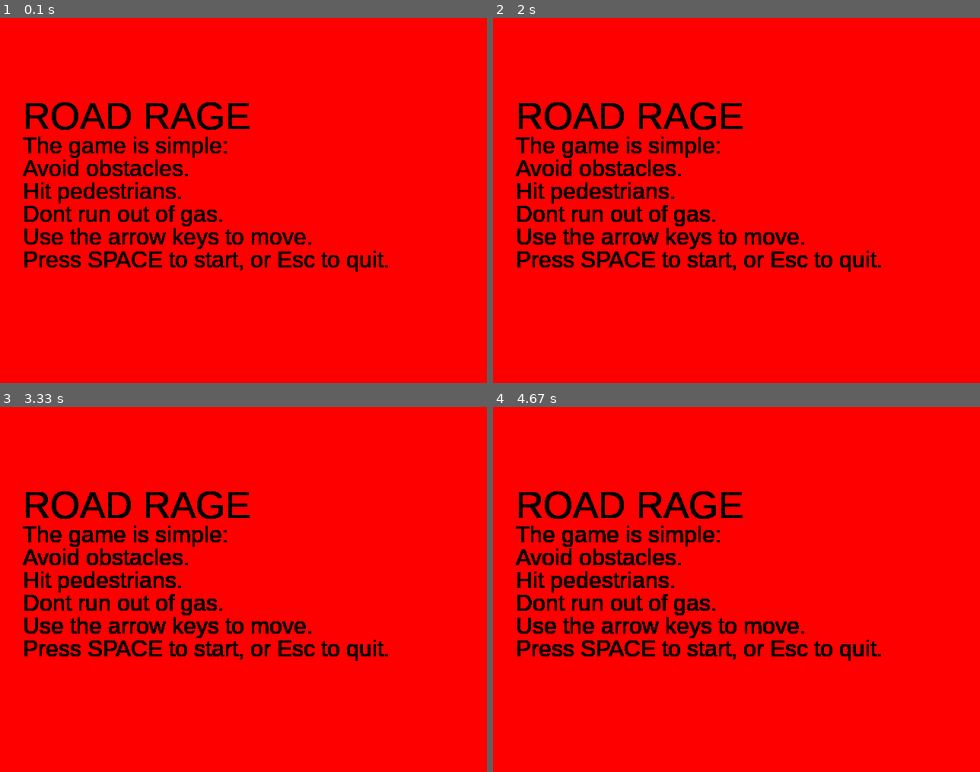
Above: before the commit, frames 1-4 (two rows, left to right).
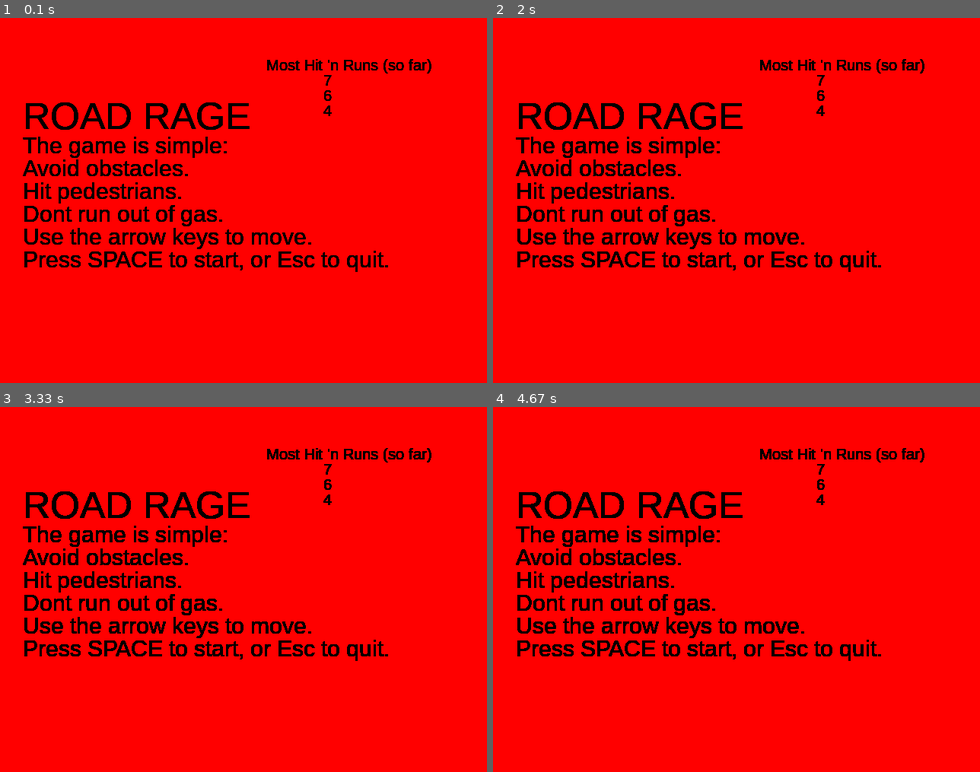
Above: after the commit, the same moments.

Repository: sd18spring/InteractiveProgramming
Game: pygame game, started from game.py
Two runs of this game, one before a commit and one after it. Both use one fixed random seed, a clock stepped at 60 frames per second and the inputs below.
Inputs:
- Up to frame 1 (0.1 s): no input
- Up to frame 2 (2 s): tap Space at 0.33, 1.5 s; hold Right 0.67-1.13 s; hold Up 1.17-1.47 s
- Up to frame 3 (3.33 s): no input
- Up to frame 4 (4.67 s): no input

The runs differ from the first frame. In frame 1, 0.5% of the frame differs, in the area x 54-89%, y 11-27%; in frame 2, 0.5%; in frame 3, 0.5%; in frame 4, 0.5%.

Commit message:
storing high scores

Diff:
--- a/game.py
+++ b/game.py
@@ -4,6 +4,8 @@
 import time
 import numpy
 import random
+import pickle
+from os.path import exists
 
 class Model(object):
     """keeps track of the game state"""
@@ -278,7 +280,7 @@
             if event.key == pygame.K_RIGHT:
                 self.model.player.vx += 1
 
-def main_menu():
+def main_menu(model):
     """Main menu function"""
     #screen
     screen = pygame.display.set_mode((640,480))
@@ -295,6 +297,14 @@
     instruction_surf5 = instruction_font.render('Use the arrow keys to move.',True,(0,0,0))
     instruction_surf6 = instruction_font.render('Press SPACE to start, or Esc to quit.',True,(0,0,0))
 
+    #high score stuff
+    high_scores = extract_high_scores(model)
+    hs_font = pygame.font.SysFont('Arial', 20)
+    hs_title = hs_font.render("Most Hit 'n Runs (so far)",True,(0,0,0))
+    hs_1 = hs_font.render(str(high_scores[0]),True,(0,0,0))
+    hs_2 = hs_font.render(str(high_scores[1]),True,(0,0,0))
+    hs_3 = hs_font.render(str(high_scores[2]),True,(0,0,0))
+
     running = True
     while running:
         screen.blit(title_surf, (30,100))
@@ -304,6 +314,10 @@
         screen.blit(instruction_surf4, (30,240))
         screen.blit(instruction_surf5, (30,270))
         screen.blit(instruction_surf6, (30,300))
+        screen.blit(hs_title, (350,50))
+        screen.blit(hs_1, (425,70))
+        screen.blit(hs_2, (425,90))
+        screen.blit(hs_3, (425,110))
         for event in pygame.event.get():
             if event.type == KEYDOWN:
                 if event.key == pygame.K_ESCAPE:
@@ -314,6 +328,7 @@
 
 def death_screen(model):
     """screen that you see when you die"""
+    store_high_scores(model)
     #screen
     screen = pygame.display.set_mode((640,480))
     screen.fill(pygame.Color(255,0,0))
@@ -324,6 +339,7 @@
     stat_font = pygame.font.SysFont('Arial', 30)
     stat_surf1 = stat_font.render('Pedestrians Hit: '+str(model.player.score),
                                    True, (0,0,0))
+    high_score_surf = stat_font.render('***NEW HIGH SCORE***', True, (0,0,0))
     stat_surf2 = stat_font.render('Gastanks Collected: '+str(model.player.gas_collected),
                                    True, (0,0,0))
     stat_surf3 = stat_font.render('Obstacles Avoided: '+str(model.player.obstacles_avoided),
@@ -362,6 +378,26 @@
         view.draw()
         time.sleep(.001)
 
+def store_high_scores(model):
+    """stores top 3 local high scores"""
+    filename = 'road_rage_high_scores.pickle'
+    current_scores = pickle.load(open(filename,'rb+'))
+    if model.player.score > min(current_scores):
+        current_scores.pop()
+        current_scores.append(model.player.score)
+    current_scores.sort(reverse=True)
+    pickle.dump(current_scores,open(filename,'wb'))
+    return
+
+def extract_high_scores(model):
+    """stores top 3 local high scores"""
+    filename = 'road_rage_high_scores.pickle'
+    if not exists(filename):
+        base_hs = [3,2,1]
+        pickle.dump(base_hs,open(filename,'wb'))
+    return pickle.load(open(filename, 'rb'))
+
+
 if __name__ == "__main__":
     pygame.init()
     pygame.font.init()
@@ -372,6 +408,6 @@
         model = Model()
         view = View(model)
         controller = Controller(model)
-        main_menu()
+        main_menu(model)
         main_game_loop(model,view,controller)
         running = death_screen(model)
Binary file added: road_rage_high_scores.pickle
